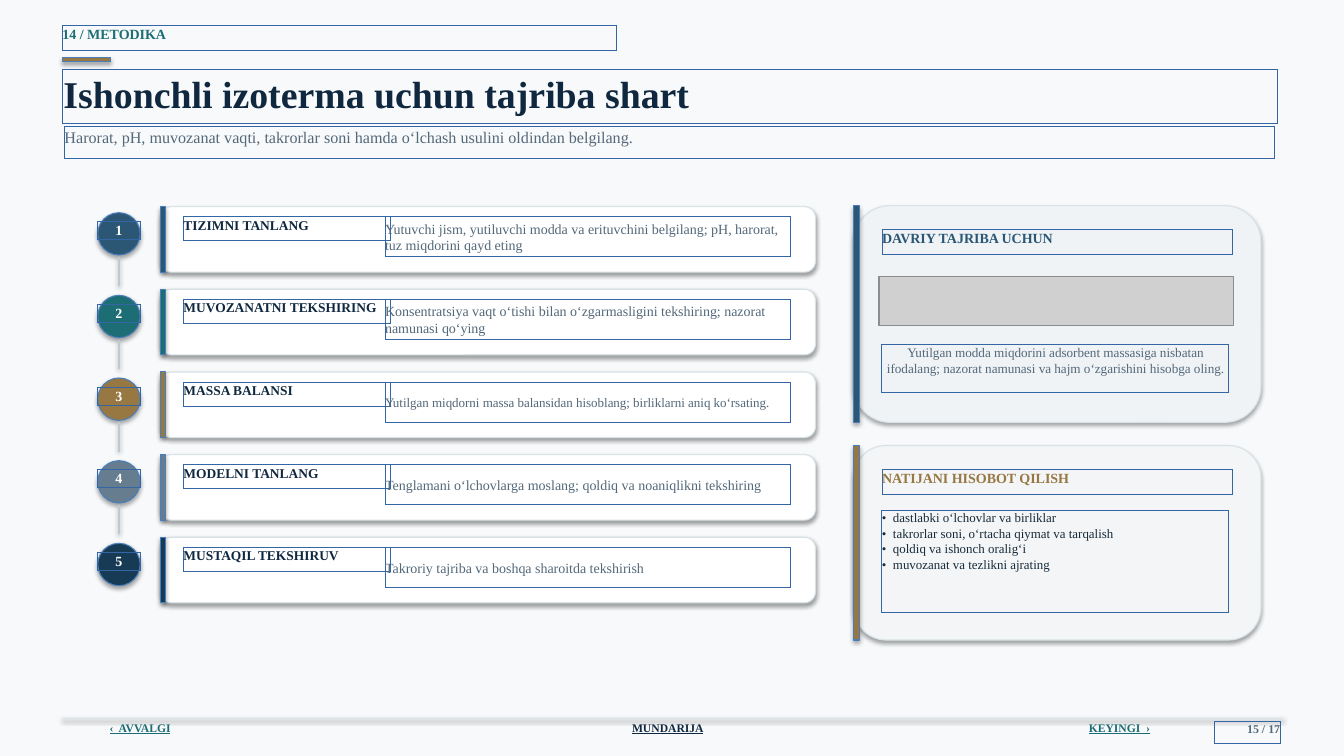
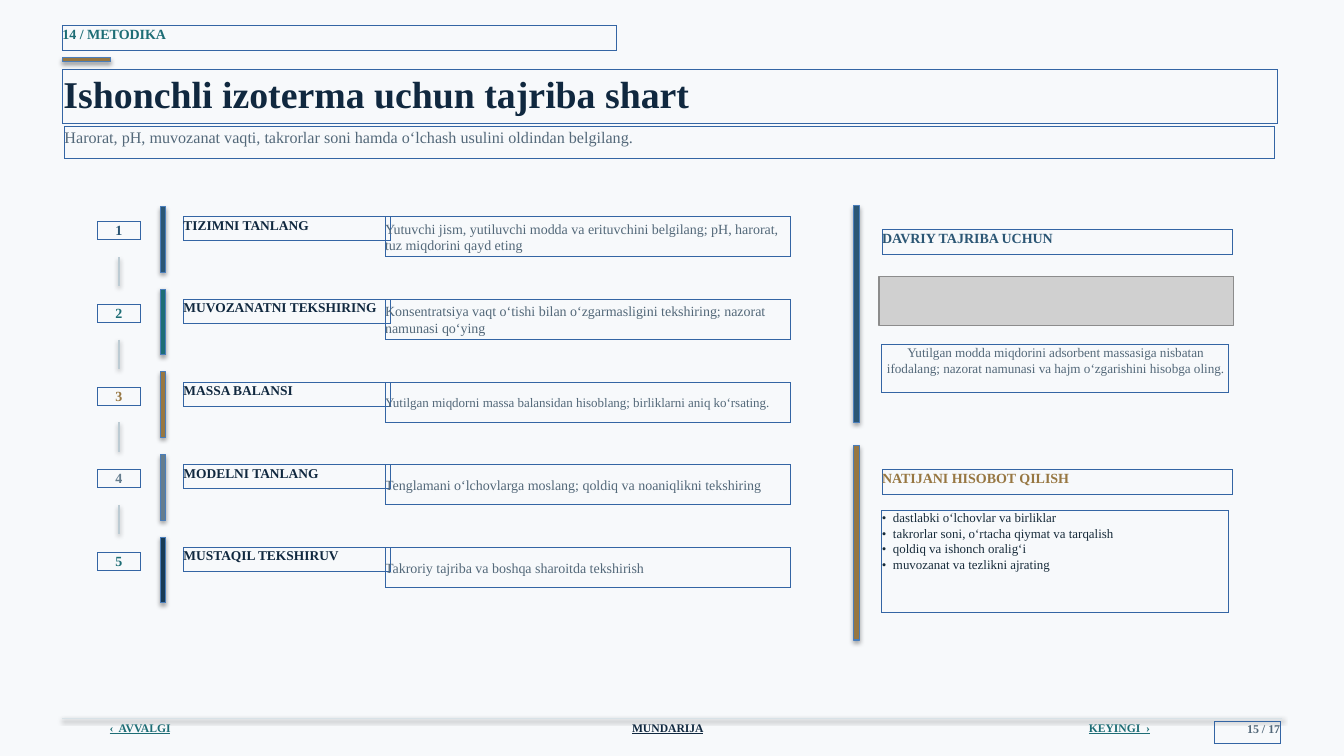
Before and after one commit to jabborovd18-collab/taqdimot-fayllari, a slide deck: slide 15 of sirt_hodisalari_adsorbsiya_ilmi.pptx. Drawn at 1344x756 pixels with LibreOffice and Linux fonts; fonts in the diff are those of the drawing; grey boxes stand for pictures; background and template pictures are left out. Boxes give left, top, right and bottom in pixels: in the first picture for what was removed or moved away, otherwise in the second. Text is boxed around its words. In the diff, an @@ line names an element or a change of style, - is before the commit and + after.

```diff
--- a/sirt_hodisalari_adsorbsiya_ilmi.pptx
+++ b/sirt_hodisalari_adsorbsiya_ilmi.pptx
@@ rounded rectangle removed at (160, 207, 816, 272) @@
@@ rounded rectangle removed at (854, 206, 1261, 422) @@
@@ text "1" at (115, 225, 122, 235): text colour #FFFFFF to #2B5674 @@
@@ ellipse removed at (98, 213, 140, 255) @@
@@ ellipse removed at (98, 295, 140, 338) @@
@@ rounded rectangle removed at (160, 289, 816, 355) @@
@@ text "2" at (115, 308, 122, 318): text colour #FFFFFF to #1D6D75 @@
@@ text "3" at (115, 391, 122, 401): text colour #FFFFFF to #977742 @@
@@ ellipse removed at (98, 378, 140, 420) @@
@@ rounded rectangle removed at (160, 372, 816, 438) @@
@@ rounded rectangle removed at (854, 446, 1261, 640) @@
@@ text "4" at (115, 474, 122, 483): text colour #FFFFFF to #657D8E @@
@@ ellipse removed at (98, 461, 140, 503) @@
@@ rounded rectangle removed at (160, 455, 816, 520) @@
@@ rounded rectangle removed at (160, 537, 816, 603) @@
@@ text "5" at (115, 557, 122, 566): text colour #FFFFFF to #1D6D75 @@
@@ ellipse removed at (98, 543, 140, 586) @@
```
Also in this commit, not shown: 15 other slides changed.
